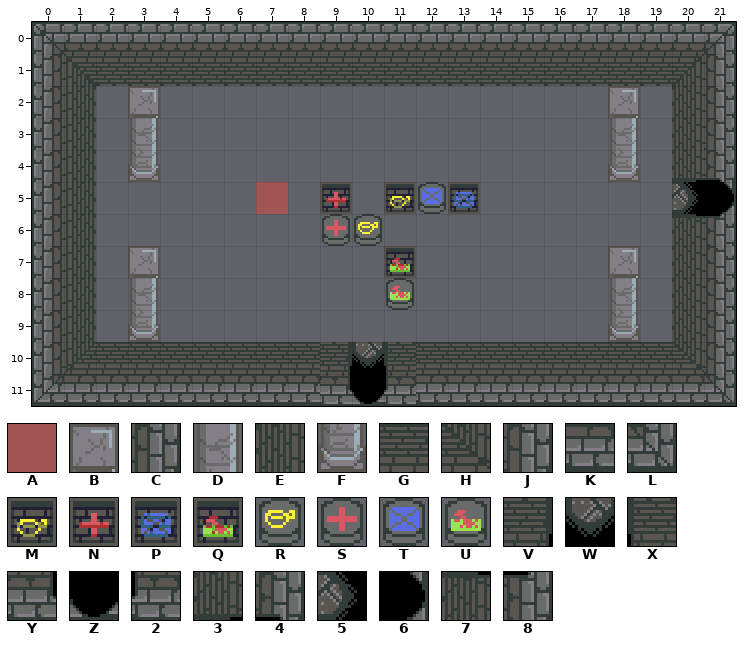
Two versions of a level (Tiled map, assets/data/rooms/1.tmx). This is how it looked before the edit.
Cells are 64x64 px. Shown: x 0..21, y 0..11.
Key: from "placeholder": A 1 "player"; from "tiles": B 5 "foreground", C 10 "wall", D 11 "foreground", E 15 "wall", F 17 "pillar", G 20 "wall", H 21 "wall", J 22 "wall", K 26 "wall", L 28 "wall", M 36 "hole", N 37 "hole", P 38 "hole", Q 39 "hole", R 42 "stone", S 43 "stone", T 44 "stone", U 45 "stone", V 51 "wall", W 52 "door", X 53 "wall", Y 57 "wall", Z 58 "wall", 2 59 "wall", 3 64 "wall", 4 65 "wall", 5 70 "door", 6 71 "wall", 7 76 "wall", 8 77 "wall".
_ is an empty cell.
Layer "Tile Layer 2" before, first column x 3:
 3 D______________D_EJ
 4 F______________F_34
 5 ____A_N_MTP______56
 6 ______SR_________78
 7 B_______Q______B_EC
 8 D_______U______D_EC
 9 F______________F_EC
10 GGGGGGVWXGGGGGGGGHJ
11 KKKKKKYZ2KKKKKKKKKL
The same view after the edit:
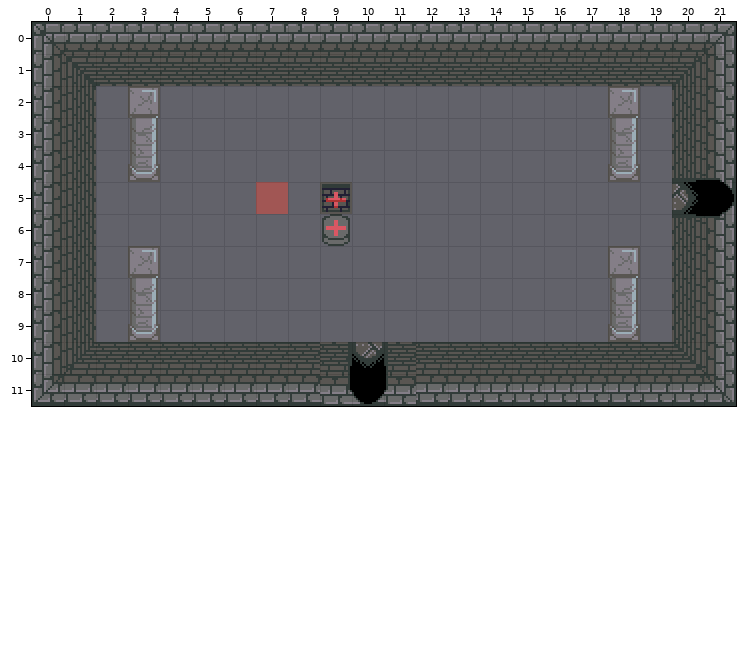
What changed:
Changed rows in their new state; . is an unchanged cell.
Layer "Tile Layer 2":
first column x 10:
 5 .___
 6 _...
 7 ._..
 8 ._..
Where, in picture pixels (left, top, right, bottom), the same in both pictures:
removed: (354, 182, 480, 310)
